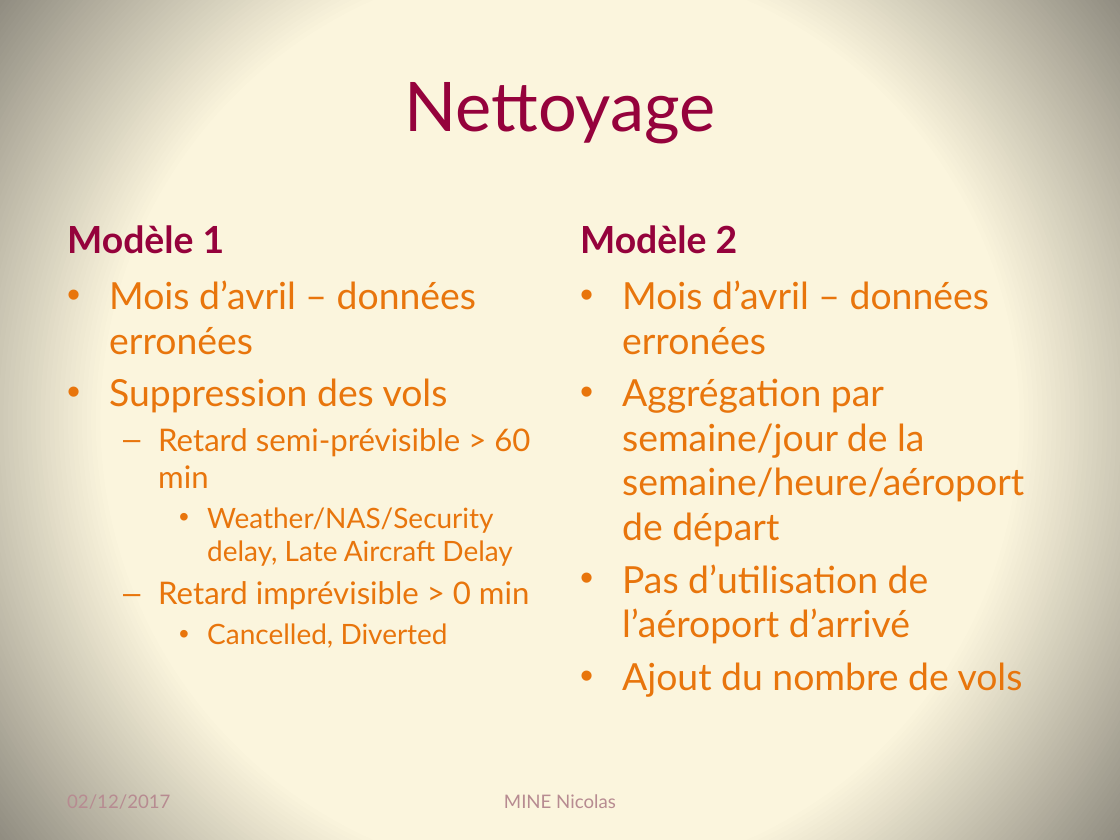
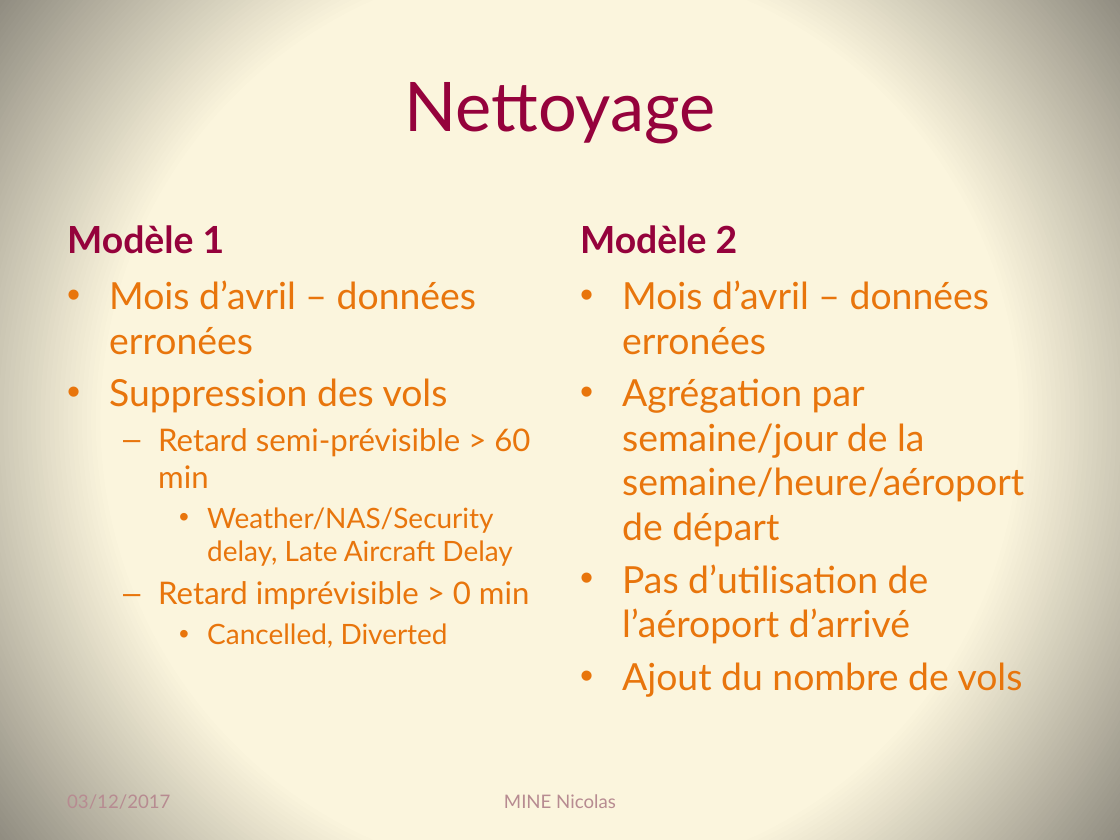
Before and after one commit to Coni63/OC_DS, a slide deck: slide 5 of P4/Presentation-projet_4.pptx. Drawn at 1120x840 pixels with LibreOffice and Linux fonts; fonts in the diff are those of the drawing. Boxes give left, top, right and bottom in pixels: in the first picture for what was removed or moved away, otherwise in the second. Text is boxed around its words. In the diff, an @@ line names an element or a change of style, - is before the commit and + after.

```diff
--- a/P4/Presentation-projet_4.pptx
+++ b/P4/Presentation-projet_4.pptx
@@ text at bbox=[622, 378, 1024, 547]: text changed @@
-• Aggrégation par semaine/jour de la semaine/heure/aéroport de départ
+• Agrégation par semaine/jour de la semaine/heure/aéroport de départ
@@ text at bbox=[67, 795, 170, 808]: text changed @@
-02/12/2017
+03/12/2017
```
Also in this commit, not shown: 36 other slides changed, 2 slides added, 14 other files.
